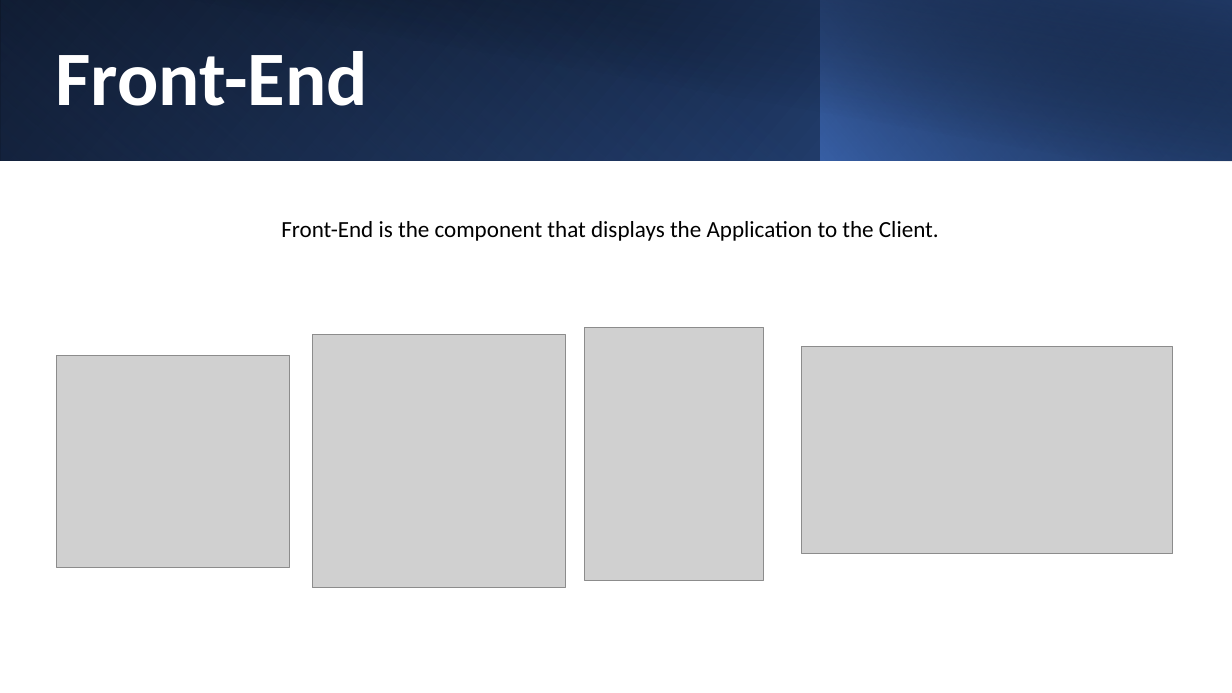
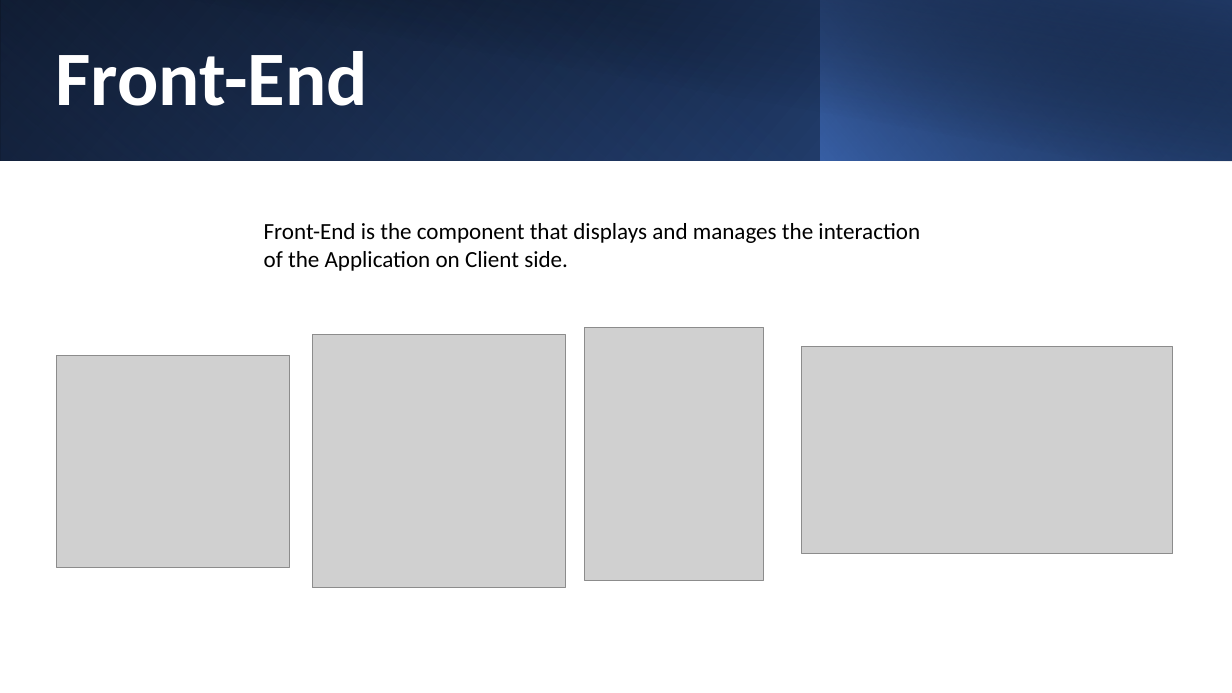
Before and after one commit to Francesco10998/Lab_Project, a slide deck: slide 8 of Documentation/Golden Auctions.pptx. Drawn at 1232x693 pixels with LibreOffice and Linux fonts; fonts in the diff are those of the drawing; grey boxes stand for pictures. Boxes give left, top, right and bottom in pixels: in the first picture for what was removed or moved away, otherwise in the second. Text is boxed around its words. In the diff, an @@ line names an element or a change of style, - is before the commit and + after.

```diff
--- a/Documentation/Golden Auctions.pptx
+++ b/Documentation/Golden Auctions.pptx
@@ text at <box>264,223,920,271</box>: text changed @@
-Front-End is the component that displays the Application to the Client.
+Front-End is the component that displays and manages the interaction of the Application on Client side.
```
Also in this commit, not shown: 5 other slides changed.
